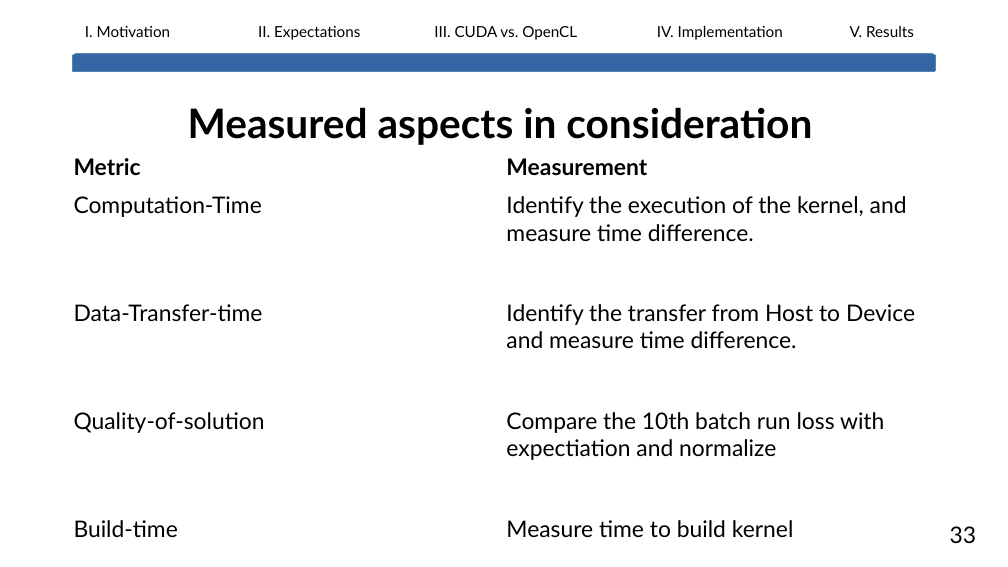
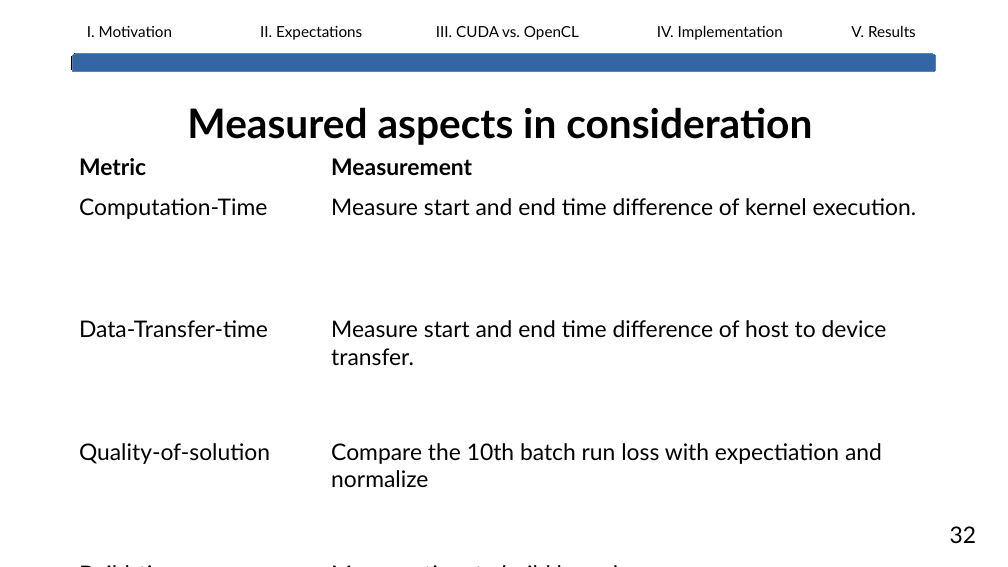
Before and after one commit to lhahner/opti-perf, a slide deck: slide 40 of docs/presentation/final-presentation.odp (slide 35 before the commit). Drawn at 1008x567 pixels with LibreOffice and Linux fonts; fonts in the diff are those of the drawing. Boxes give left, top, right and bottom in pixels: in the first picture for what was removed or moved away, otherwise in the second. Text is boxed around its words. In the diff, an @@ line names an element or a change of style, - is before the commit and + after.

```diff
--- a/docs/presentation/final-presentation.odp
+++ b/docs/presentation/final-presentation.odp
@@ rounded rectangle removed at [72,54,937,72] @@
@@ freeform shape added at [72,54,937,72], fill #FFFFFF, outline #000000 0 pt @@
@@ freeform shape added at [72,54,937,72], fill #3465A4, outline #5983B0 0 pt @@
@@ table at [70,148,936,560] @@
-row 2, column 2: Identify the execution of the kernel, and measure time difference.
+row 2, column 2: Measure start and end time difference of kernel execution.
-row 4, column 2: Identify the transfer from Host to Device and measure time difference.
+row 4, column 2: Measure start and end time difference of host to device transfer.
@@ fill #FFFFFF to none in 10 cells @@
@@ borders changed @@
@@ text removed at [950,526,977,544] @@
-33
@@ text added at [950,526,977,543], 18 pt, text #000000 @@
+32
```
Also in this commit, not shown: 38 other slides changed, 5 slides added, 1 other file.
